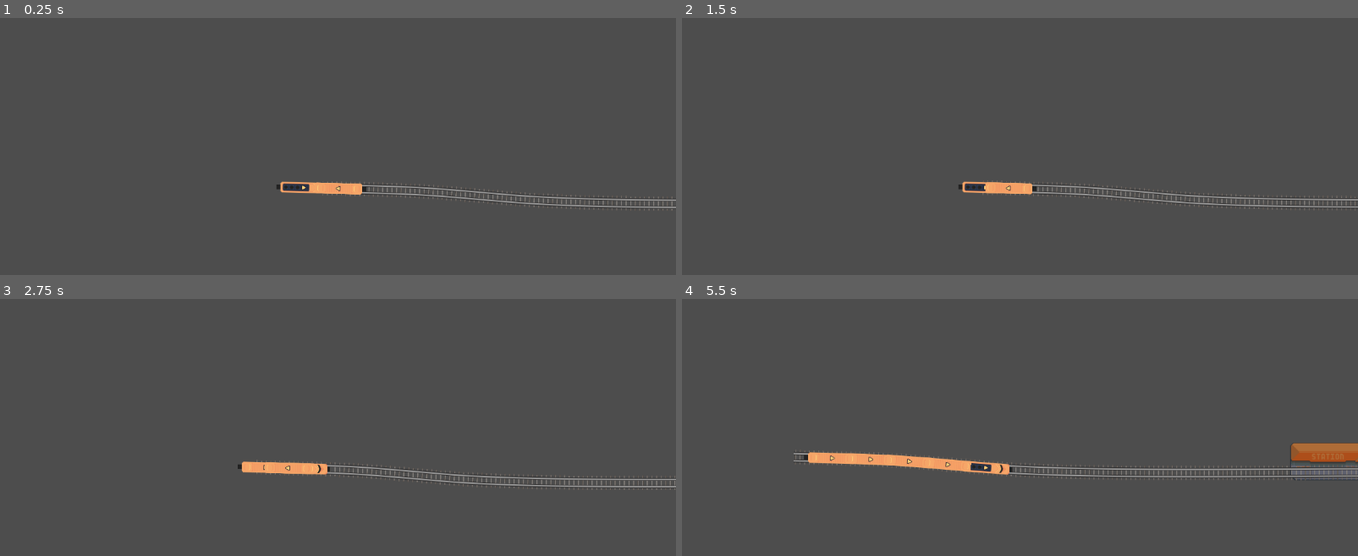
Above: before the commit, frames 1-4 (two rows, left to right).
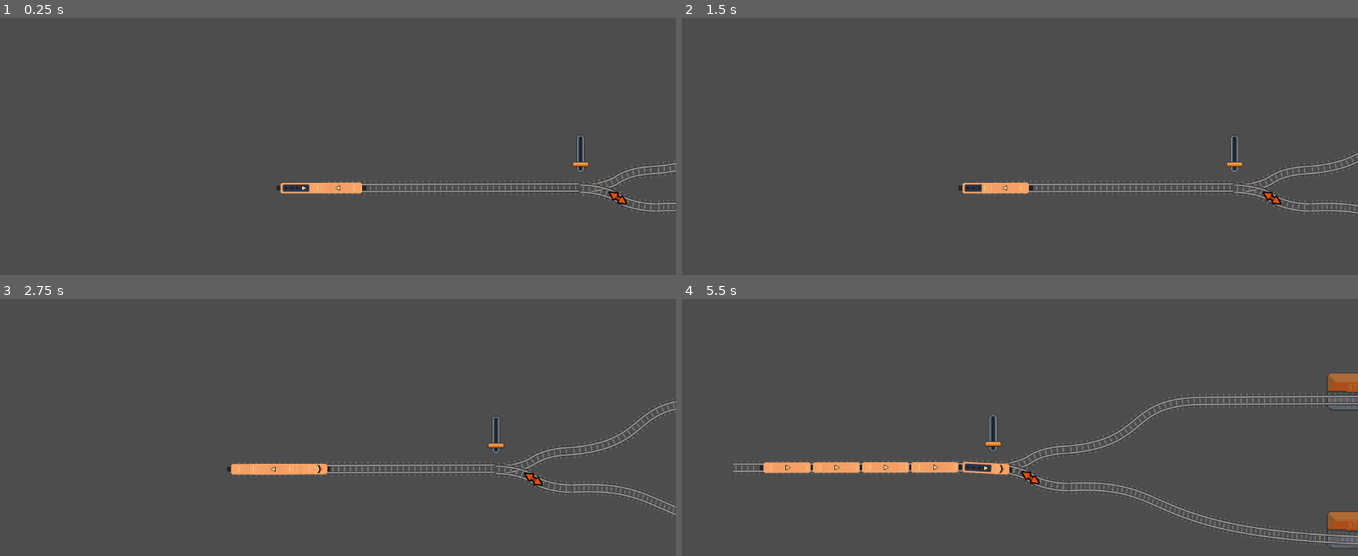
Above: after the commit, the same moments.

Repository: ahartel/trainwaves
Game: Godot game, scene res://GameScenes/game.tscn
The game is run twice, just before and just after one commit, with the same random seed, the same clock (stepped at 60 frames per second) and the same inputs.
Inputs:
- Up to frame 1 (0.25 s): no input
- Up to frame 2 (1.5 s): hold W (speed_up) 0.53-1.28 s; hold X (cut_throttle) 0.53-1.28 s; hold Space (brake) from 1.28 s (still down); tap ` (set_throttle_0) at 1.35 s
- Up to frame 3 (2.75 s): release Space (brake) at 2.03 s; hold W (speed_up) from 2.03 s (still down); hold 1 (set_throttle_10) from 2.03 s (still down)
- Up to frame 4 (5.5 s): release 1 (set_throttle_10) at 2.78 s; tap 0 (set_throttle_100) at 2.85 s; release W (speed_up) at 3.53 s; hold 2 (set_throttle_20) 3.53-4.28 s; hold Space (brake) from 3.53 s (still down); tap 3 (set_throttle_30) at 4.35 s; hold 4 (set_throttle_40) from 5.03 s (still down)

The runs differ from the first frame. In frame 1, 2.0% of the frame differs, in the area x 40-100%, y 45-77%; in frame 2, 2.0%; in frame 3, 2.4%; in frame 4, 6.5%, in the area x 7-100%, y 28-98%.

Commit message:
add track switch and second station

Diff:
--- a/GameScenes/game.tscn
+++ b/GameScenes/game.tscn
@@ -6,23 +6,38 @@
 [ext_resource type="PackedScene" uid="uid://c2qsc24ng38ir" path="res://Scenes/TrainEngine.tscn" id="3_fimsf"]
 [ext_resource type="PackedScene" uid="uid://dk4kss5yu35xs" path="res://Scenes/components/player_control_component.tscn" id="4_3g60v"]
 [ext_resource type="PackedScene" uid="uid://bj73jaifiuved" path="res://GameScenes/station.tscn" id="6_q6okl"]
+[ext_resource type="PackedScene" uid="uid://jvakchg2s8i4" path="res://Scenes/TrackSwitch.tscn" id="7_rcqf4"]
 
 [sub_resource type="RectangleShape2D" id="RectangleShape2D_q6okl"]
 size = Vector2(80, 16)
 
+[sub_resource type="Curve2D" id="Curve2D_g60ea"]
+resource_local_to_scene = true
+_data = {
+"points": PackedVector2Array(-138, 12, 138, -12, -453, -202, -128, 2, 128, -2, -228, -285, 0, 0, 0, 0, 808, -289)
+}
+point_count = 3
+
 [sub_resource type="Curve2D" id="Curve2D_858tu"]
 resource_local_to_scene = true
 _data = {
-"points": PackedVector2Array(-242.14874, -4.9586773, 242.14874, 4.9586773, -404.66418, 179, -210.62962, -14, 210.62962, 14, 11.488831, 197, -173.5945, -0.4131359, 173.5945, 0.4131359, 842.51843, 205, -258.4873, -8.0217, 258.4873, 8.0217, 1908.432, 219)
+"points": PackedVector2Array(-248.2418, 10.74091, 248.2418, -10.74091, 116.165405, 113, -593.5772, -3.413136, 0, 0, 842.51843, 205, 0, 0, 258.4873, 8.0217, 1784.6073, 200)
 }
-point_count = 4
+point_count = 3
+
+[sub_resource type="Curve2D" id="Curve2D_q3a5i"]
+resource_local_to_scene = true
+_data = {
+"points": PackedVector2Array(0, 0, 0, 0, -624, -72, 0, 0, 0, 0, -184, -73)
+}
+point_count = 2
 
 [node name="Game" type="Node2D"]
 script = ExtResource("1_55g6r")
 train_vehicle_reference = ExtResource("2_q6okl")
 
 [node name="TrainEngine" parent="." instance=ExtResource("3_fimsf")]
-position = Vector2(-768, -70)
+position = Vector2(-982, -173)
 
 [node name="PlayerControlComponent" parent="TrainEngine" instance=ExtResource("4_3g60v")]
 
@@ -35,10 +50,24 @@
 
 [node name="Tracks" type="Node2D" parent="."]
 
+[node name="Track2" parent="Tracks" instance=ExtResource("1_ccbmd")]
+position = Vector2(0, -1)
+curve = SubResource("Curve2D_g60ea")
+
 [node name="Track" parent="Tracks" instance=ExtResource("1_ccbmd")]
 position = Vector2(-542, -252)
 scale = Vector2(0.7833656, 1)
 curve = SubResource("Curve2D_858tu")
 
+[node name="Track3" parent="Tracks" instance=ExtResource("1_ccbmd")]
+position = Vector2(-400, -100)
+curve = SubResource("Curve2D_q3a5i")
+
 [node name="Station" parent="." instance=ExtResource("6_q6okl")]
 position = Vector2(115, -66)
+
+[node name="Station2" parent="." instance=ExtResource("6_q6okl")]
+position = Vector2(115, -302)
+
+[node name="TrackSwitch" parent="." instance=ExtResource("7_rcqf4")]
+position = Vector2(-581, -171)
--- a/GameScripts/game.gd
+++ b/GameScripts/game.gd
@@ -6,7 +6,7 @@
 @onready var engine : TrainEngine = $TrainEngine
 
 func _setup_train():
-	engine.add_to_track($Tracks/Track)
+	engine.add_to_track($Tracks/Track3)
 	engine.velocity = 2.0
 	engine.target_force_percent = 0.4
 	engine.mass = 1.0
Not shown: 1 places in GameScenes/game.tscn that only renumber resources
